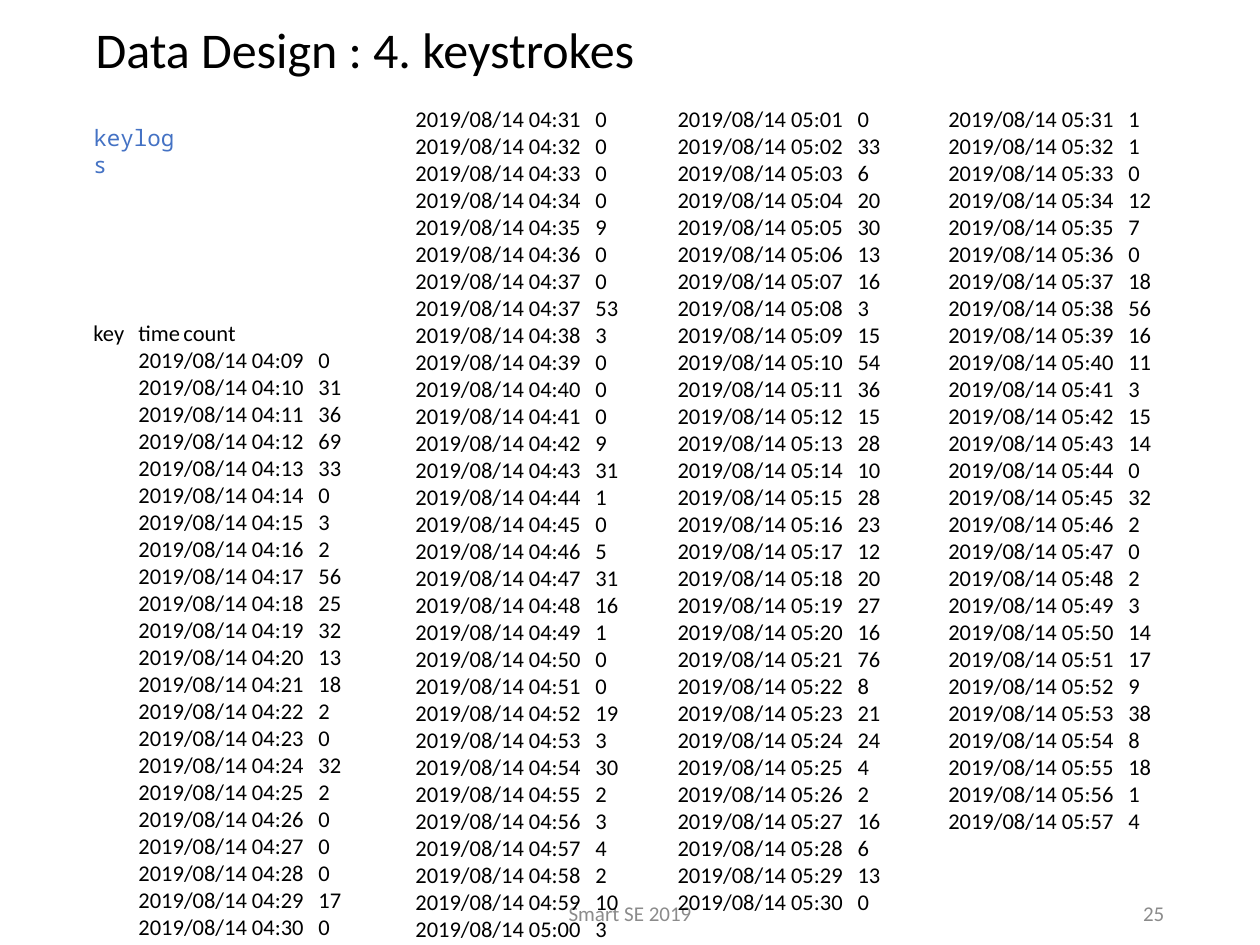
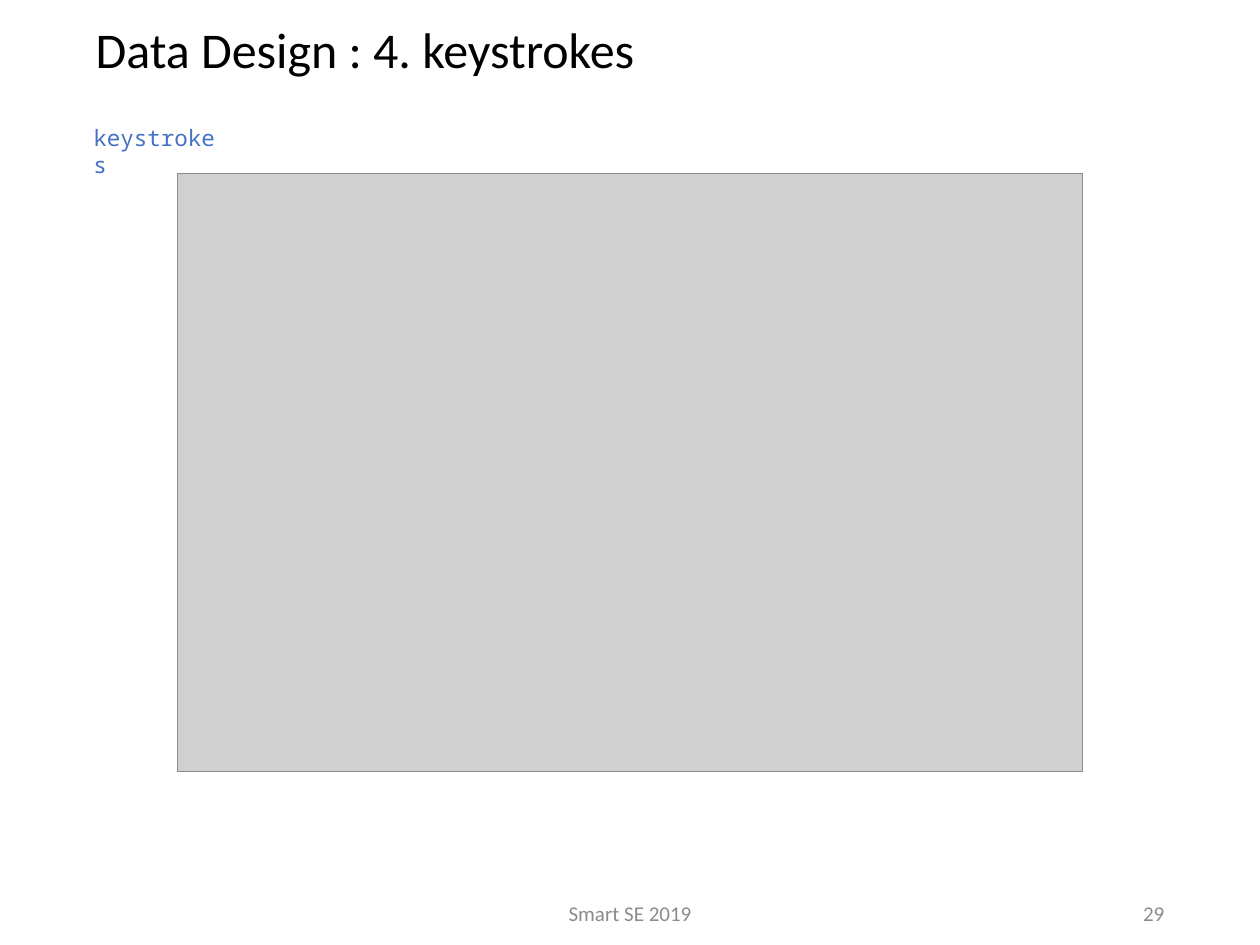
Before and after one commit to sakai-memoru/smartse19, a slide deck: slide 29 of _project_docs/SSE19_SPP.pptx (slide 25 before the commit). Drawn at 1260x945 pixels with LibreOffice and Linux fonts; fonts in the diff are those of the drawing; grey boxes stand for pictures; background and template pictures are left out. Boxes give left, top, right and bottom in pixels: in the first picture for what was removed or moved away, otherwise in the second. Text is boxed around its words. In the diff, an @@ line names an element or a change of style, - is before the commit and + after.

```diff
--- a/_project_docs/SSE19_SPP.pptx
+++ b/_project_docs/SSE19_SPP.pptx
@@ text removed at [415,111,618,938] @@
-2019/08/14 04:31 0
-2019/08/14 04:32 0
-2019/08/14 04:33 0
-2019/08/14 04:34 0
-2019/08/14 04:35 9
-2019/08/14 04:36 0
-2019/08/14 04:37 0
-2019/08/14 04:37 53
-2019/08/14 04:38 3
-2019/08/14 04:39 0
-2019/08/14 04:40 0
-2019/08/14 04:41 0
-2019/08/14 04:42 9
-2019/08/14 04:43 31
-2019/08/14 04:44 1
-2019/08/14 04:45 0
-2019/08/14 04:46 5
-2019/08/14 04:47 31
-2019/08/14 04:48 16
-2019/08/14 04:49 1
-2019/08/14 04:50 0
-2019/08/14 04:51 0
-2019/08/14 04:52 19
-2019/08/14 04:53 3
-2019/08/14 04:54 30
-2019/08/14 04:55 2
-2019/08/14 04:56 3
-2019/08/14 04:57 4
-2019/08/14 04:58 2
-2019/08/14 04:59 10
-2019/08/14 05:00 3
@@ text removed at [678,111,881,916] @@
-2019/08/14 05:01 0
-2019/08/14 05:02 33
-2019/08/14 05:03 6
-2019/08/14 05:04 20
-2019/08/14 05:05 30
-2019/08/14 05:06 13
-2019/08/14 05:07 16
-2019/08/14 05:08 3
-2019/08/14 05:09 15
-2019/08/14 05:10 54
-2019/08/14 05:11 36
-2019/08/14 05:12 15
-2019/08/14 05:13 28
-2019/08/14 05:14 10
-2019/08/14 05:15 28
-2019/08/14 05:16 23
-2019/08/14 05:17 12
-2019/08/14 05:18 20
-2019/08/14 05:19 27
-2019/08/14 05:20 16
-2019/08/14 05:21 76
-2019/08/14 05:22 8
-2019/08/14 05:23 21
-2019/08/14 05:24 24
-2019/08/14 05:25 4
-2019/08/14 05:26 2
-2019/08/14 05:27 16
-2019/08/14 05:28 6
-2019/08/14 05:29 13
-2019/08/14 05:30 0
@@ text removed at [948,111,1151,830] @@
-2019/08/14 05:31 1
-2019/08/14 05:32 1
-2019/08/14 05:33 0
-2019/08/14 05:34 12
-2019/08/14 05:35 7
-2019/08/14 05:36 0
-2019/08/14 05:37 18
-2019/08/14 05:38 56
-2019/08/14 05:39 16
-2019/08/14 05:40 11
-2019/08/14 05:41 3
-2019/08/14 05:42 15
-2019/08/14 05:43 14
-2019/08/14 05:44 0
-2019/08/14 05:45 32
-2019/08/14 05:46 2
-2019/08/14 05:47 0
-2019/08/14 05:48 2
-2019/08/14 05:49 3
-2019/08/14 05:50 14
-2019/08/14 05:51 17
-2019/08/14 05:52 9
-2019/08/14 05:53 38
-2019/08/14 05:54 8
-2019/08/14 05:55 18
-2019/08/14 05:56 1
-2019/08/14 05:57 4
@@ picture added at [177,174,1083,771] @@
@@ text removed at [93,325,341,936] @@
-key time count
-2019/08/14 04:09 0
-2019/08/14 04:10 31
-2019/08/14 04:11 36
-2019/08/14 04:12 69
-2019/08/14 04:13 33
-2019/08/14 04:14 0
-2019/08/14 04:15 3
-2019/08/14 04:16 2
-2019/08/14 04:17 56
-2019/08/14 04:18 25
-2019/08/14 04:19 32
-2019/08/14 04:20 13
-2019/08/14 04:21 18
-2019/08/14 04:22 2
-2019/08/14 04:23 0
-2019/08/14 04:24 32
-2019/08/14 04:25 2
-2019/08/14 04:26 0
-2019/08/14 04:27 0
-2019/08/14 04:28 0
-2019/08/14 04:29 17
-2019/08/14 04:30 0
@@ page number at [1143,907,1164,921]: text changed @@
-25
+29
```
Also in this commit, not shown: 5 other slides changed, 5 slides added, 1 other file.
